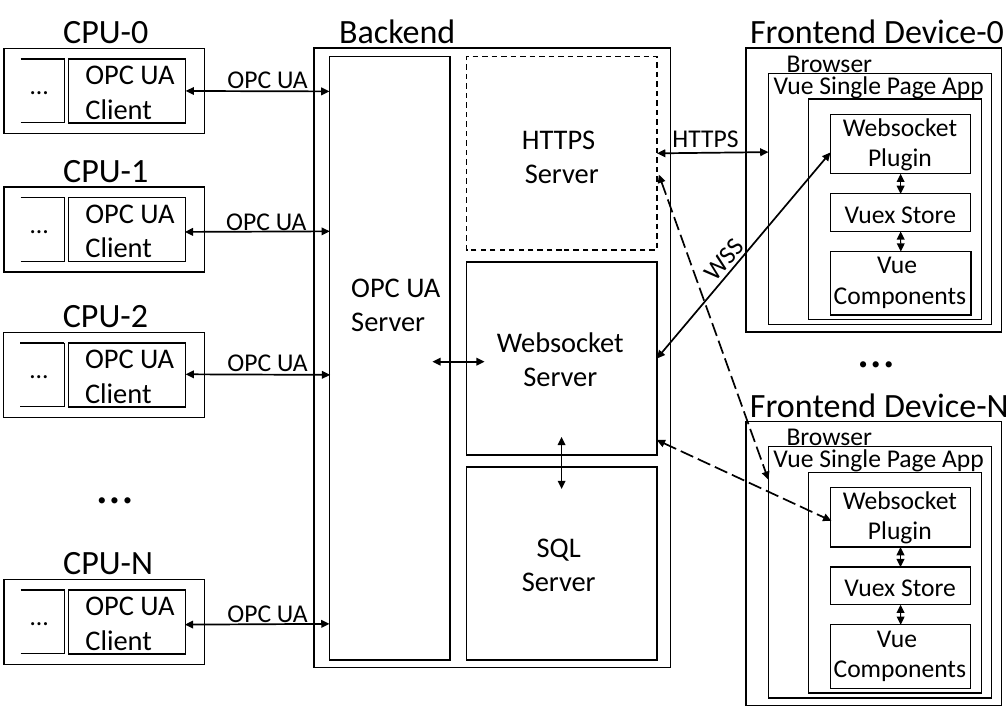
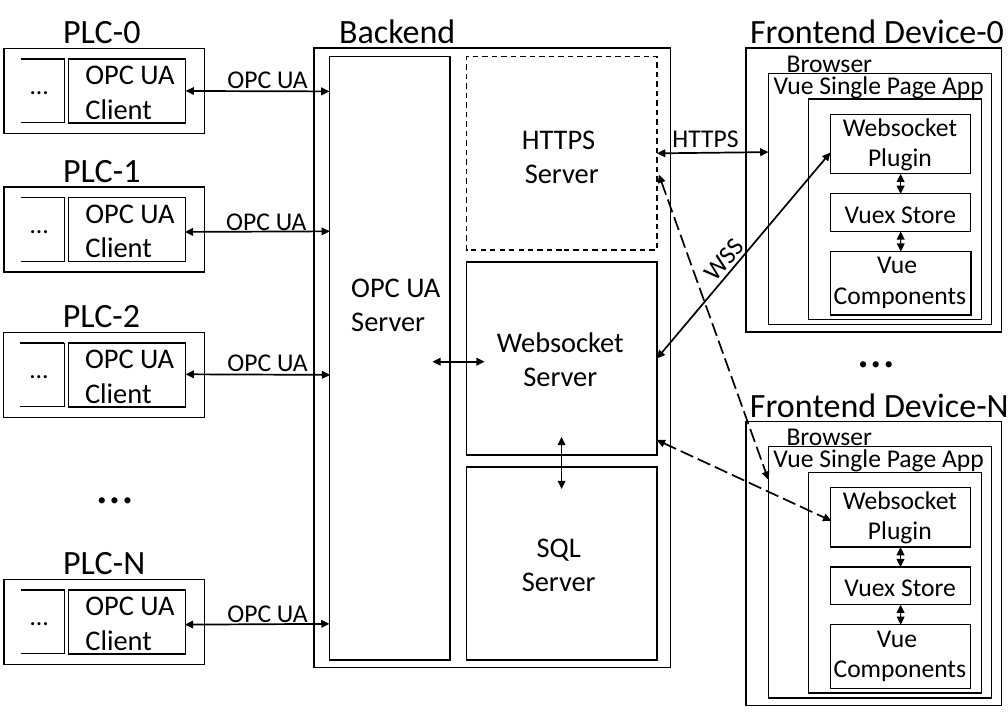
Before and after one commit to FlorianWeber1018/thesis, a slide deck: slide 1 of doc/content/hauptteil/systemEntwurf/res/comMod.pptx. Drawn at 1008x717 pixels with LibreOffice and Linux fonts; fonts in the diff are those of the drawing. Boxes give left, top, right and bottom in pixels: in the first picture for what was removed or moved away, otherwise in the second. Text is boxed around its words. In the diff, an @@ line names an element or a change of style, - is before the commit and + after.

```diff
--- a/doc/content/hauptteil/systemEntwurf/res/comMod.pptx
+++ b/doc/content/hauptteil/systemEntwurf/res/comMod.pptx
@@ text at box(63, 21, 140, 49): text changed @@
-CPU-0
+PLC-0
@@ text at box(63, 160, 140, 188): text changed @@
-CPU-1
+PLC-1
@@ text at box(63, 305, 140, 333): text changed @@
-CPU-2
+PLC-2
@@ text at box(63, 552, 145, 580): text changed @@
-CPU-N
+PLC-N
```
Also in this commit, not shown: 14 other files.
